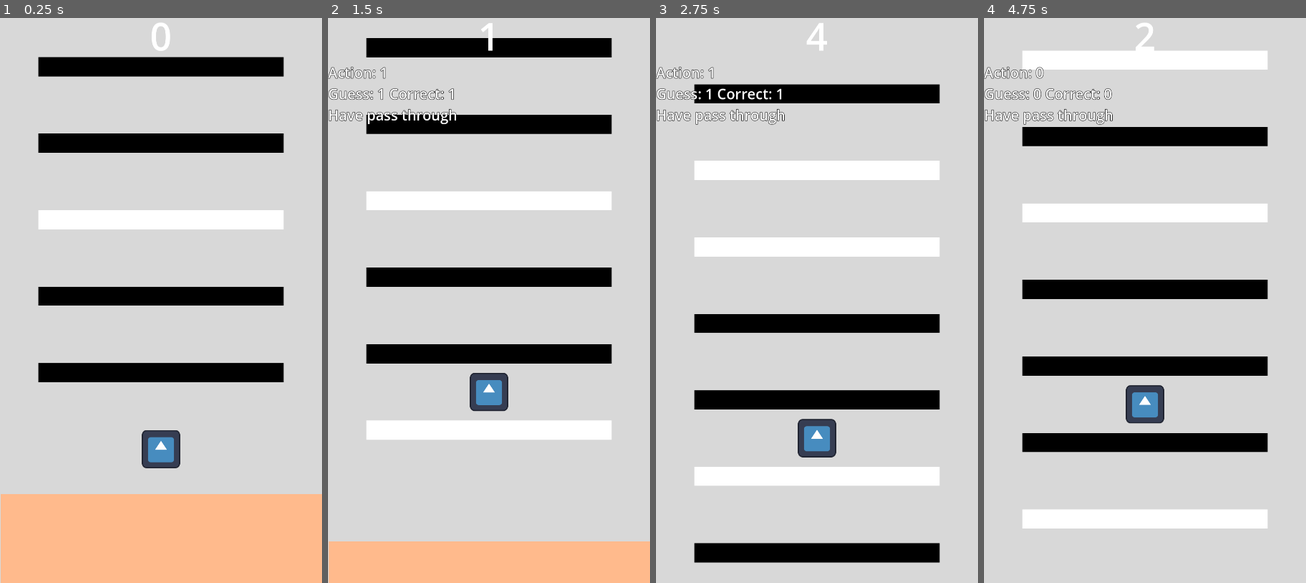
Above: before the commit, frames 1-4 (left to right).
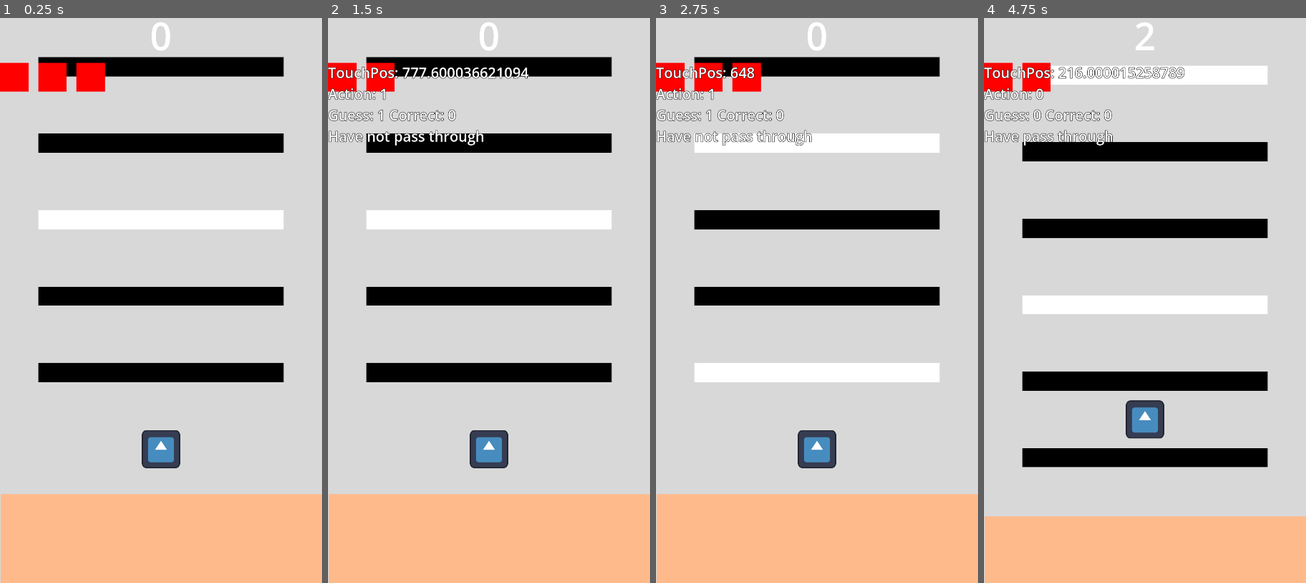
Above: after the commit, the same moments.

Repository: Boyquotes/GodotProto1
Game: Godot game, scene res://game.tscn
Same seed, same stepped clock (60 frames per second), same inputs: the game is played once before the commit and once after it. The engine's default icon, where the game draws it, is replaced by a stand-in: a white triangle on a blue panel in a dark square.
Inputs (mouse positions are in pixels of both pictures, inside the frame that each line leads up to):
- Up to frame 1 (0.25 s): no input
- Up to frame 2 (1.5 s): tap Enter at 0.5 s; move the mouse to (559, 266) at 0.52 s; click (559, 266) at 0.6 s; right-click (559, 266) at 0.8 s; tap Space at 1.25 s; move the mouse to (424, 323) at 1.27 s; right-click (424, 323) at 1.35 s
- Up to frame 3 (2.75 s): click (752, 323) at 1.55 s; move the mouse to (849, 170) at 2.02 s; click (849, 170) at 2.1 s; right-click (849, 170) at 2.3 s
- Up to frame 4 (4.75 s): move the mouse to (1128, 413) at 2.77 s; right-click (1128, 413) at 2.85 s; click (1128, 413) at 3.05 s; move the mouse to (1241, 379) at 3.52 s; click (1241, 379) at 3.6 s; right-click (1241, 379) at 3.8 s; move the mouse to (1048, 210) at 4.27 s; right-click (1048, 210) at 4.35 s; click (1048, 210) at 4.55 s

The runs differ from the first frame. In frame 1, 1.4% of the frame differs, in the area x 0-33%, y 7-14%; in frame 2, 39%; in frame 3, 46%, in the area x 0-100%, y 0-100%; in frame 4, 41%.

Commit message:
health

Diff:
--- a/debug_control.tscn
+++ b/debug_control.tscn
@@ -9,7 +9,8 @@
 Label/constants/outline_size = 5
 
 [node name="CanvasLayer" type="CanvasLayer"]
-script = ExtResource("1_do8qc")
+layer = 100
+script = ExtResource("1_vv0nv")
 
 [node name="DebugControl" type="VBoxContainer" parent="."]
 anchors_preset = 15
--- a/game.gd
+++ b/game.gd
@@ -37,6 +37,6 @@
 	if not lava.can_move:
 		lava.can_move = true
 
-	lava.position.y = min(lava.position.y, player.position.y + 1024)
+	lava.position.y = min(lava.position.y, player.position.y + get_viewport_rect().size.y / 2)
 #	if not lava.on_screen:
 #		lava.position.y = player.position.y + 1024
--- a/lava.gd
+++ b/lava.gd
@@ -3,6 +3,8 @@
 var SPEED = 250
 var MAX_SPEED = 1250
 var SPEED_FACTOR = 1.5
+var TIMER_FACTOR = 1.75
+
 var can_move = false
 
 @onready var timer = $Timer
@@ -17,10 +19,9 @@
 	SPEED = min(SPEED, MAX_SPEED)
 	SPEED_FACTOR = min(SPEED_FACTOR + .1, 2.5)
 
-	timer.wait_time *= 1.3
+	timer.wait_time *= TIMER_FACTOR
 
 
 func _on_area_entered(area):
 	if area is Player:
-		print(area)
 		area.kill()
--- a/player.gd
+++ b/player.gd
@@ -4,12 +4,15 @@
 signal as_move
 
 var score = 0
+var health = 3: set = set_health
 
 @onready var ray_cast_2d = $RayCast2D
 @onready var label = $CanvasLayer/Control/Label
+@onready var health_container = $CanvasLayer/Control/HealthContainer
 
 func _ready():
 	update_label()
+	set_health(3)
 
 func _input(event):
 	var collider = ray_cast_2d.get_collider()
@@ -17,13 +20,8 @@
 		return
 
 	var action = -1
-#
-	if event is InputEventMouseButton:
-		if Input.is_action_just_pressed("left"):
-			action = 0
-		elif Input.is_action_just_pressed("right"):
-			action = 1
-	elif event is InputEventScreenTouch and event.is_pressed():
+
+	if event is InputEventScreenTouch and event.is_pressed():
 		var pos = event.position.x
 		action = int(pos / (get_viewport_rect().size.x / 2))
 		DebugControl.update_label("touch_pos", "TouchPos: " + str(pos))
@@ -37,10 +35,28 @@
 		score += 1
 		update_label()
 	else:
-		kill()
+		take_damage(1)
+#		kill()
+		pass
 
 func update_label():
 	label.text = str(score)
 
+func take_damage(damage: int):
+	set_health(health - 1)
+
+func set_health(h):
+	health = h
+	for child in health_container.get_children():
+		child.queue_free()
+	for i in range(health):
+		var color_rect = ColorRect.new()
+		color_rect.custom_minimum_size = Vector2(96, 96)
+		color_rect.color = Color.RED
+		health_container.add_child(color_rect)
+
+	if health <= 0:
+		kill()
+
 func kill():
 	get_tree().reload_current_scene()
--- a/player.tscn
+++ b/player.tscn
@@ -23,8 +23,7 @@
 
 [node name="CanvasLayer" type="CanvasLayer" parent="."]
 
-[node name="Control" type="Control" parent="CanvasLayer"]
-layout_mode = 3
+[node name="Control" type="VBoxContainer" parent="CanvasLayer"]
 anchors_preset = 15
 anchor_right = 1.0
 anchor_bottom = 1.0
@@ -32,15 +31,15 @@
 grow_vertical = 2
 
 [node name="Label" type="Label" parent="CanvasLayer/Control"]
-layout_mode = 1
-anchors_preset = 10
-anchor_right = 1.0
-offset_bottom = 178.0
-grow_horizontal = 2
+layout_mode = 2
 text = "?"
 label_settings = SubResource("LabelSettings_chdns")
 horizontal_alignment = 1
 vertical_alignment = 1
 
+[node name="HealthContainer" type="HBoxContainer" parent="CanvasLayer/Control"]
+layout_mode = 2
+theme_override_constants/separation = 32
+
 [node name="CollisionShape2D" type="CollisionShape2D" parent="."]
 shape = SubResource("RectangleShape2D_ohd8p")
--- a/project.godot
+++ b/project.godot
@@ -28,21 +28,12 @@
 window/stretch/mode="viewport"
 window/handheld/orientation=1
 
-[input]
+[input_devices]
 
-left={
-"deadzone": 0.5,
-"events": [Object(InputEventMouseButton,"resource_local_to_scene":false,"resource_name":"","device":-1,"window_id":0,"alt_pressed":false,"shift_pressed":false,"ctrl_pressed":false,"meta_pressed":false,"button_mask":1,"position":Vector2(169, 22),"global_position":Vector2(173, 65),"factor":1.0,"button_index":1,"canceled":false,"pressed":true,"double_click":true,"script":null)
-]
-}
-right={
-"deadzone": 0.5,
-"events": [Object(InputEventMouseButton,"resource_local_to_scene":false,"resource_name":"","device":-1,"window_id":0,"alt_pressed":false,"shift_pressed":false,"ctrl_pressed":false,"meta_pressed":false,"button_mask":2,"position":Vector2(278, 14),"global_position":Vector2(282, 57),"factor":1.0,"button_index":2,"canceled":false,"pressed":true,"double_click":false,"script":null)
-]
-}
+pointing/emulate_touch_from_mouse=true
 
 [rendering]
 
-renderer/rendering_method="mobile"
+renderer/rendering_method="gl_compatibility"
 textures/vram_compression/import_etc2_astc=true
 environment/defaults/default_clear_color=Color(0.847059, 0.847059, 0.847059, 1)
Not shown: 1 places in block.tscn that only renumber resources
Not shown: 1 places in debug_control.tscn that only renumber resources
Not shown: 1 places in game.tscn that only renumber resources
Not shown: 1 places in lava.tscn that only renumber resources
Not shown: 2 places in player.tscn that only renumber resources
